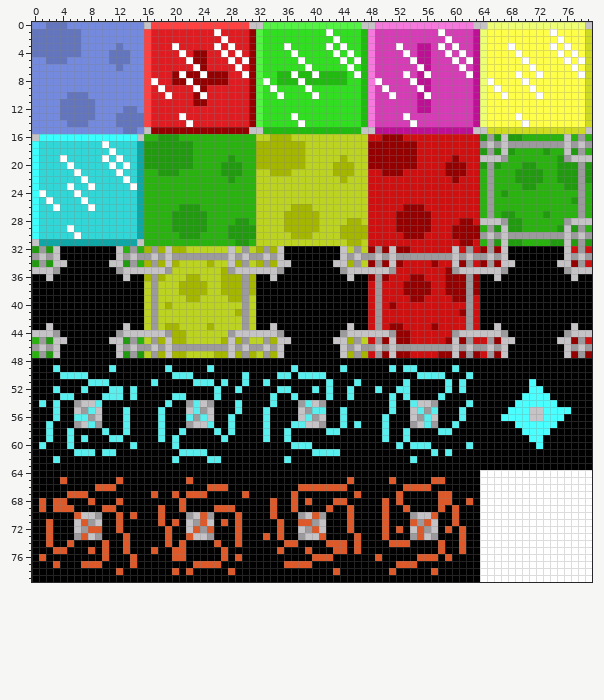
Sprite sheet -- Source/Graphics/TileSheet.png. The first picture shows the starting point.
The file is 80x80 pixels.
After:
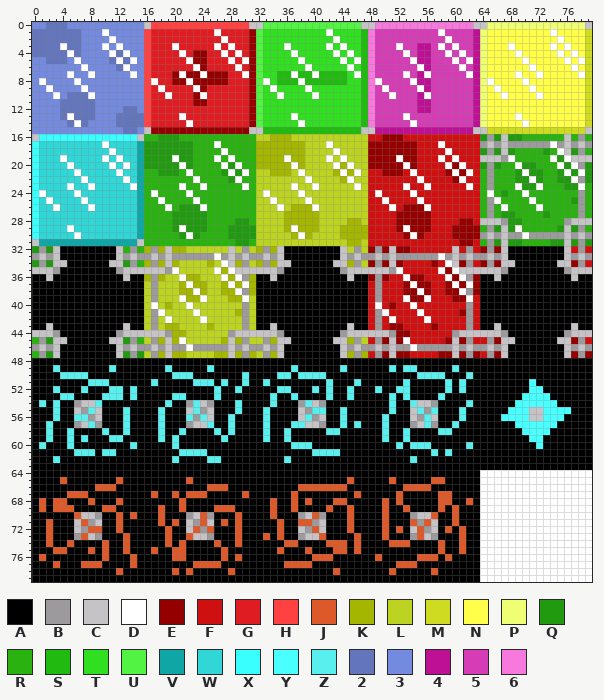
Palette (. is transparent): A #000000  B #9c9a9c  C #c6c3c6  D #ffffff  E #940000  F #ce1010  G #de1c21  H #ff4142  J #de5929  K #a5b600  L #bdd321  M #cedb21  N #ffff4a  P #efff73  Q #219a10  R #29b210  S #21ba10  T #31df21  U #52f342  V #10a6a5  W #31d7d6  X #39ffff  Y #4affff  Z #5aefef  2 #6375bd  3 #738ade  4 #bd1094  5 #d63cb5  6 #f779de
Diff:
Changed rows in their new state; - is an unchanged pixel.
first column x 1:
 1 ---------D--------------------------------------------------------------------
 2 ----------D-------------------------------------------------------------------
 3 ---D-----D-D------------------------------------------------------------------
 4 ----D-----D-D-----------------------------------------------------------------
 5 -----D-----D-D----------------------------------------------------------------
 6 ------D-----D-----------------------------------------------------------------
 7 ----D--D-----D----------------------------------------------------------------
 8 D----D------------------------------------------------------------------------
 9 -D----D-----------------------------------------------------------------------
10 --D----D----------------------------------------------------------------------
13 ----D-------------------------------------------------------------------------
14 -----D------------------------------------------------------------------------
17 -------------------------D---------------D---------------D---------------D----
18 --------------------------D---------------D---------------D---------------D---
19 -------------------D-----D-D-------D-----D-D-------D-----D-D-------D-----D-D--
20 --------------------D-----D-D-------D-----D-D-------D-----D-D-------D-----D-D-
21 ---------------------D-----D-D-------D-----D-D-------D-----D-D-------D-----D-D
22 ----------------------D-----D---------D-----D---------D-----D---------D-----D-
23 --------------------D--D-----D------D--D-----D------D--D-----D------D--D-----D
24 ----------------D----D----------D----D----------D----D----------D----D--------
25 -----------------D----D----------D----D----------D----D----------D----D-------
26 ------------------D----D----------D----D----------D----D----------D----D------
29 --------------------D---------------D---------------D---------------D---------
30 ---------------------D---------------D---------------D---------------D--------
33 -------------------------D-------------------------------D--------------------
34 --------------------------D-------------------------------D-------------------
35 -------------------D-----D-D-----------------------D-----D-D------------------
36 --------------------D-----D-D-----------------------D-----D-D-----------------
37 ---------------------D-----D-D-----------------------D-----D-D----------------
38 ----------------------D-----D-------------------------D-----D-----------------
39 --------------------D--D-----D----------------------D--D-----D----------------
40 ----------------D----D--------------------------D----D------------------------
41 -----------------D----D--------------------------D----D-----------------------
42 ------------------D----D--------------------------D----D----------------------
45 --------------------D-------------------------------D-------------------------
46 ---------------------D-------------------------------D------------------------
Where, in picture pixels (left, top, right, bottom), the same in both pictures:
changed: (39, 29, 137, 127)
changed: (151, 141, 585, 351)
